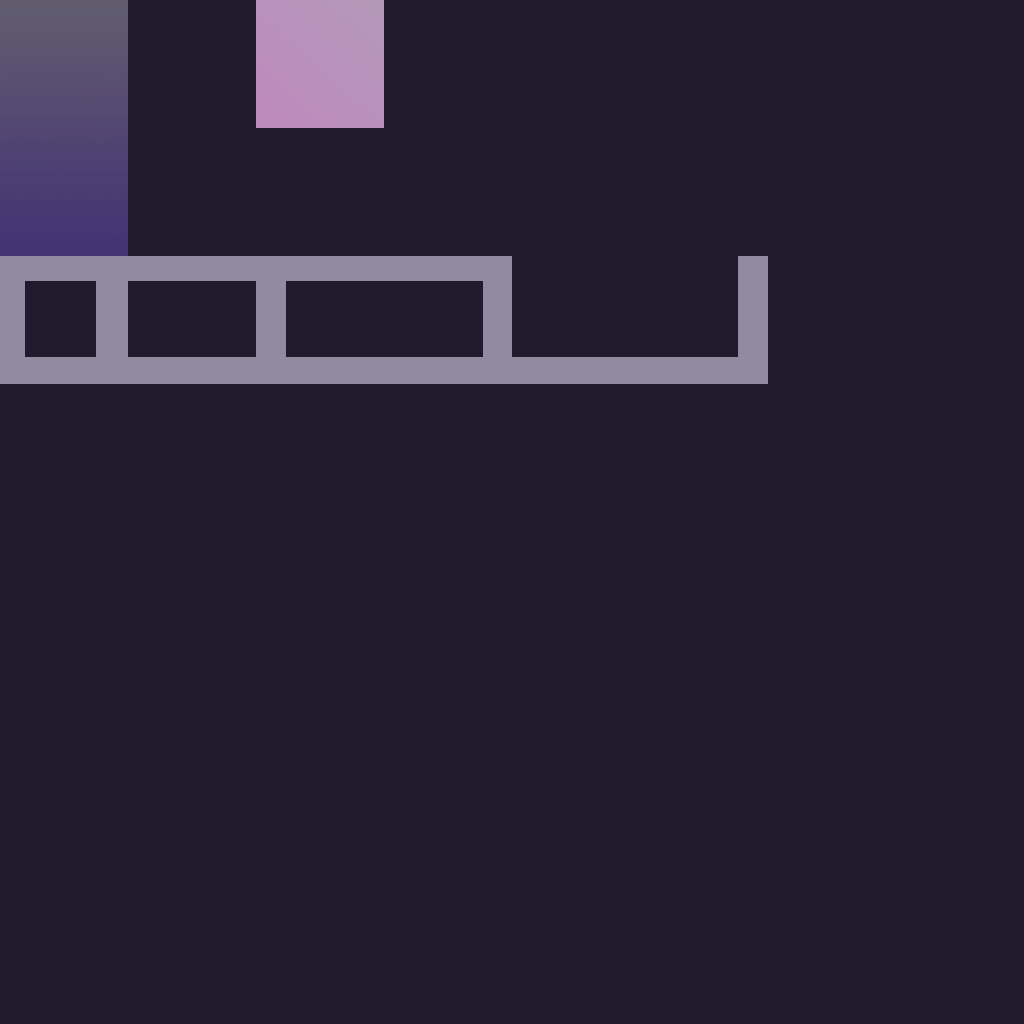
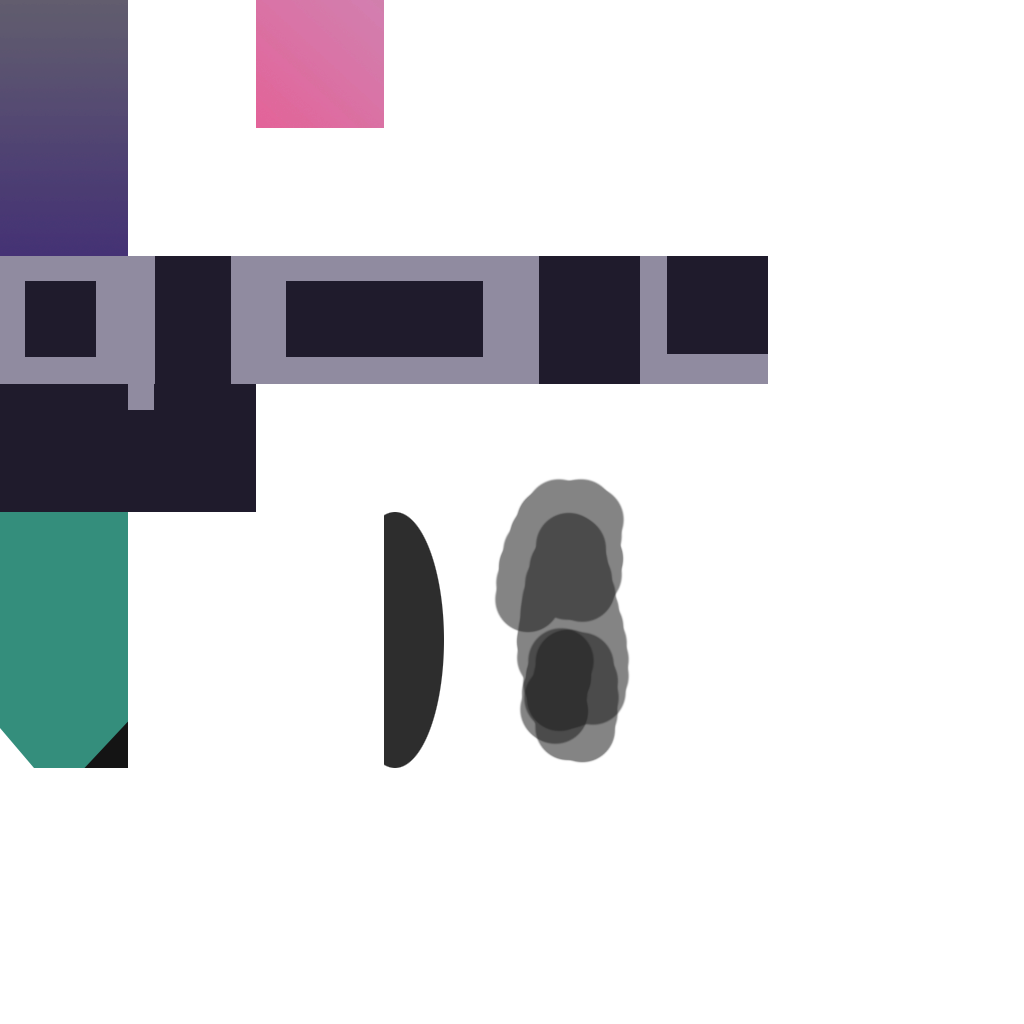
Layers edited between the first and the second 1024 x 1024 image:
added layer "Teinte/Saturation 1 copie" above "Calque 5" over [0, 0, 768, 768]
added layer "Calque 5" (multiply) above "Calque 4" over [493, 477, 631, 764]
added layer "Calque 4" (multiply, 92%) above "Teinte/Saturation 1" over [78, 512, 444, 768]
painted on "Calque 2" over [128, 384, 154, 410]
painted on "Calque 1" over [128, 384, 154, 410]
hid "Calque 3" over [0, 0, 1024, 1024]
hid "Arrière-plan" over [0, 0, 1024, 1024]
